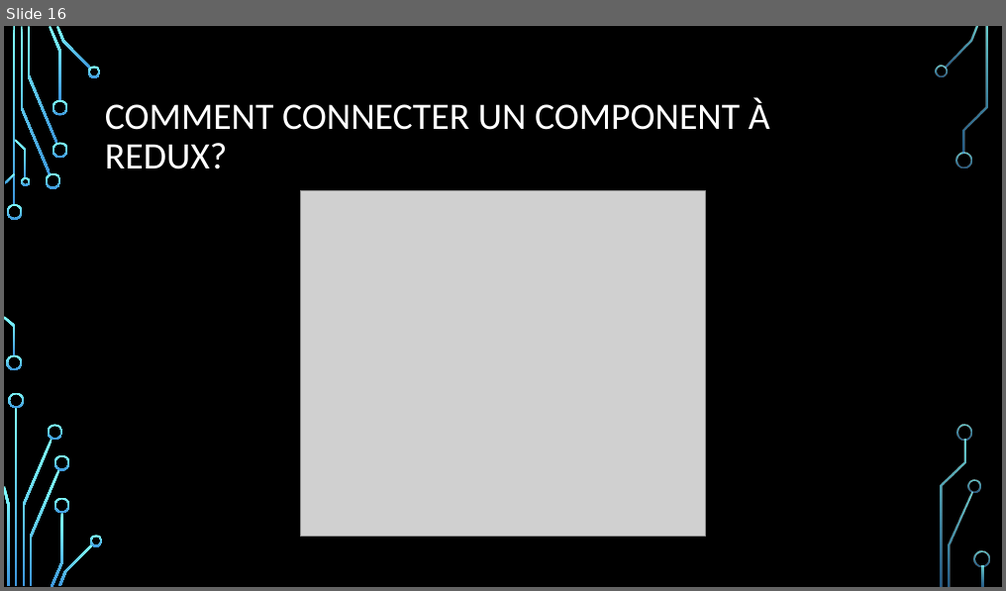
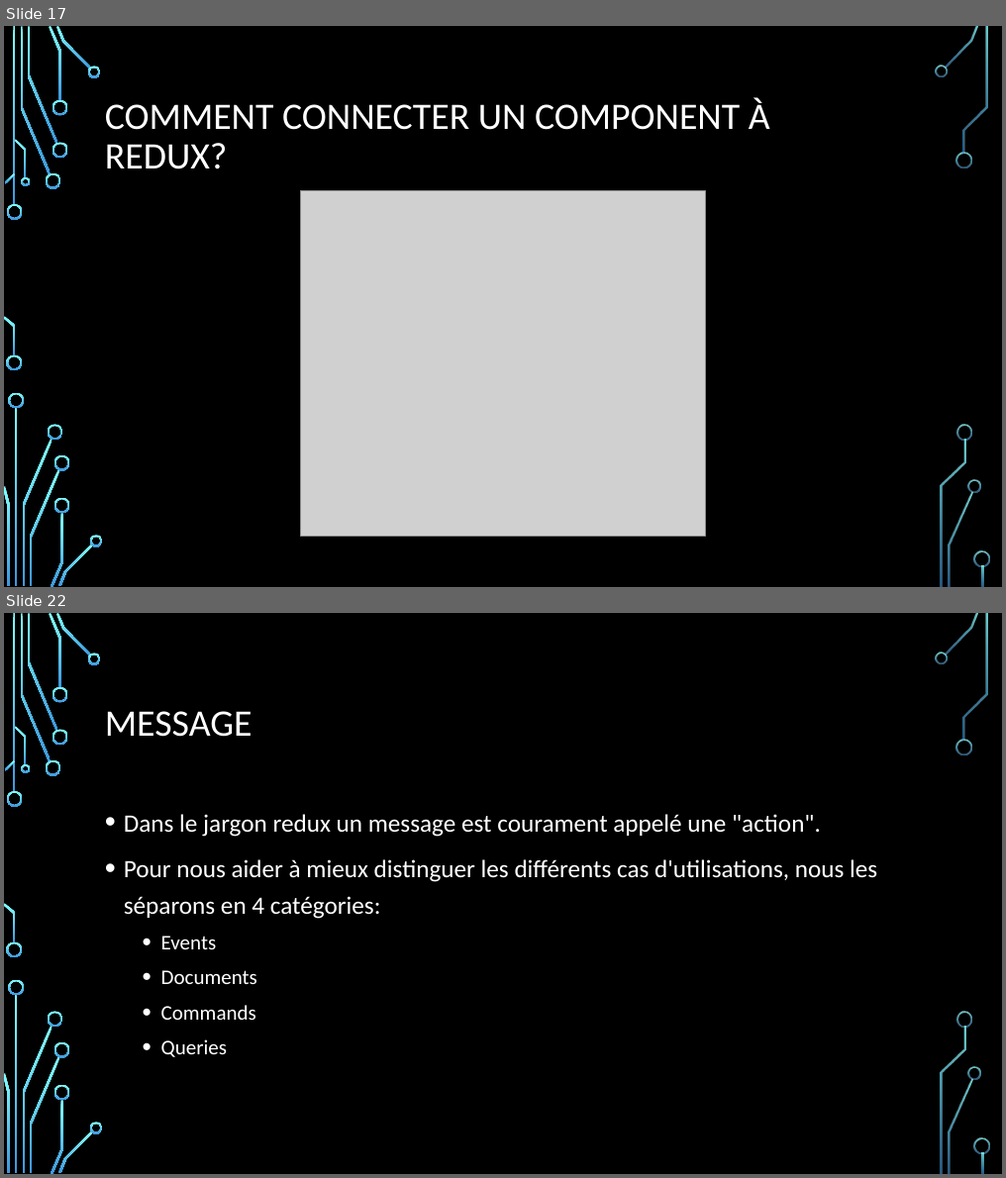
Before and after one commit to samuelgaudreau/formation-front-end-3, a slide deck: part-1/Redux+Patterns.pptx. Shown one above the other, each under a label of ours: slide 16 before the commit, slides 17 and 22 after it; the slides between them are not shown. The pictures are 1006x591 and 1006x1178 pixels, drawn with LibreOffice and Linux fonts; fonts in the diff are those of the drawing; grey boxes stand for pictures; background and template pictures are left out. Boxes give left, top, right and bottom in pixels: in the first picture for what was removed or moved away, otherwise in the second. Text is boxed around its words. In the diff, an @@ line names an element or a change of style, - is before the commit and + after.

```diff
--- a/part-1/Redux+Patterns.pptx
+++ b/part-1/Redux+Patterns.pptx
@@ slide 22 added at box(4, 613, 1002, 1174), background picture (left out); not listed: 36 template elements that a slide beside it also shows @@
@@ title added at box(105, 711, 252, 737), 36 pt, text #FFFFFF @@
+MESSAGE
@@ text added at box(124, 814, 877, 1058), 24 pt, text #FFFFFF @@
+• Dans le jargon redux un message est courament appelé une "action".
+• Pour nous aider à mieux distinguer les différents cas d'utilisations, nous les séparons en 4 catégories:
+  • Events
+  • Documents
+  • Commands
+  • Queries
@@ what was slide 16 is now slide 17 @@
```
Also in this commit, not shown: 2 slides changed, 25 other slides added, 4 other files.
